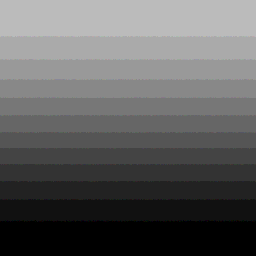
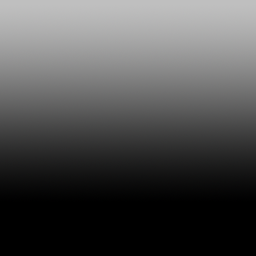
Comparing the layer stacks of the two 256px x 256px images. Changes:
added layer "Layer 4" above "Layer 1" over [0, 0, 256, 222]
